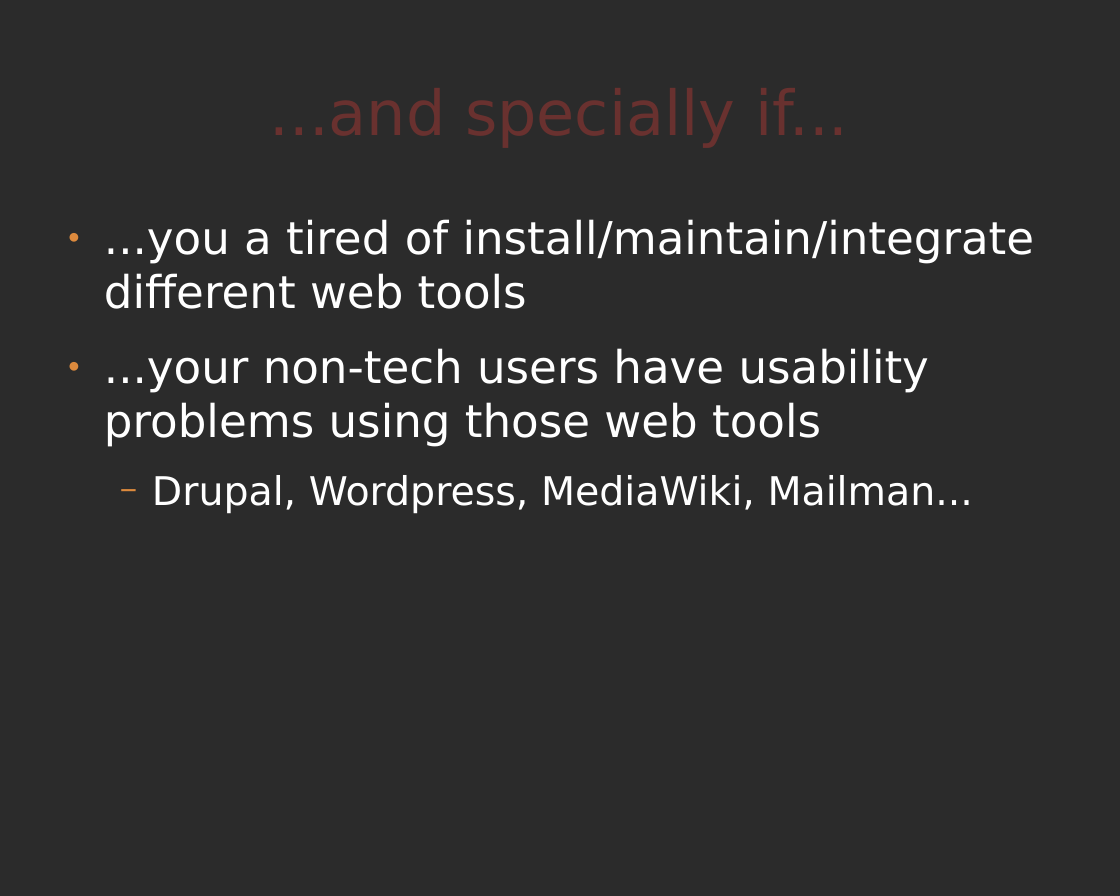
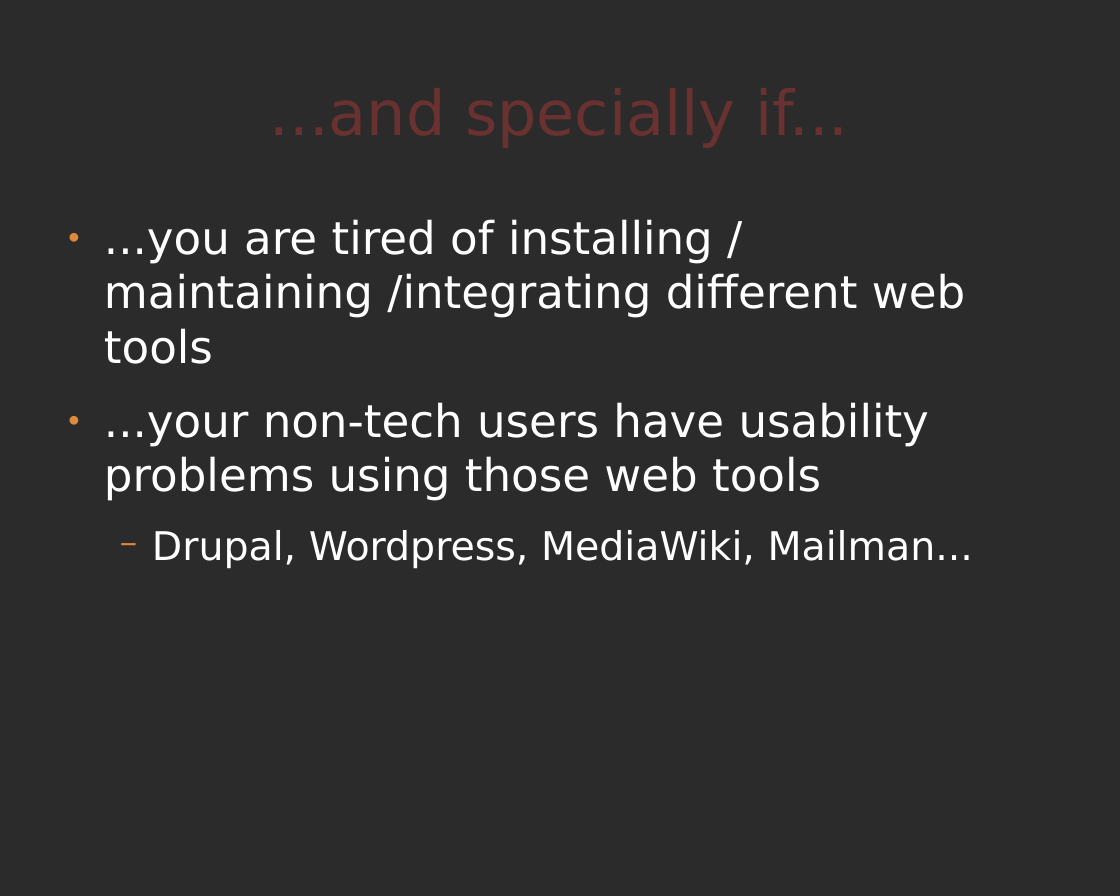
Before and after one commit to comunes/kune, a slide deck: slide 16 of doc/kune-ene-09.odp. Drawn at 1120x896 pixels with LibreOffice and Linux fonts; fonts in the diff are those of the drawing; background and template pictures are left out; a plain dark background stands for a picture behind light text. Boxes give left, top, right and bottom in pixels: in the first picture for what was removed or moved away, otherwise in the second. Text is boxed around its words. In the diff, an @@ line names an element or a change of style, - is before the commit and + after.

Commit message:
Changes made in slides 5, 7, 9, 10, 11, 13, 14, 16, 17, 20, 21 and 22

```diff
--- a/doc/kune-ene-09.odp
+++ b/doc/kune-ene-09.odp
@@ text at (104, 219, 965, 364): text changed @@
-● ...you a tired of install/maintain/integrate different web tools
+● ...you are tired of installing / maintaining /integrating different web tools
```
Also in this commit, not shown: 11 other slides changed.
